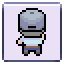
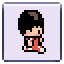
Comparing the layer stacks of the two 64×64 images. Changes:
showed "runner" over [18,10,46,54]
hid "Layer 6" over [16,8,46,56]
